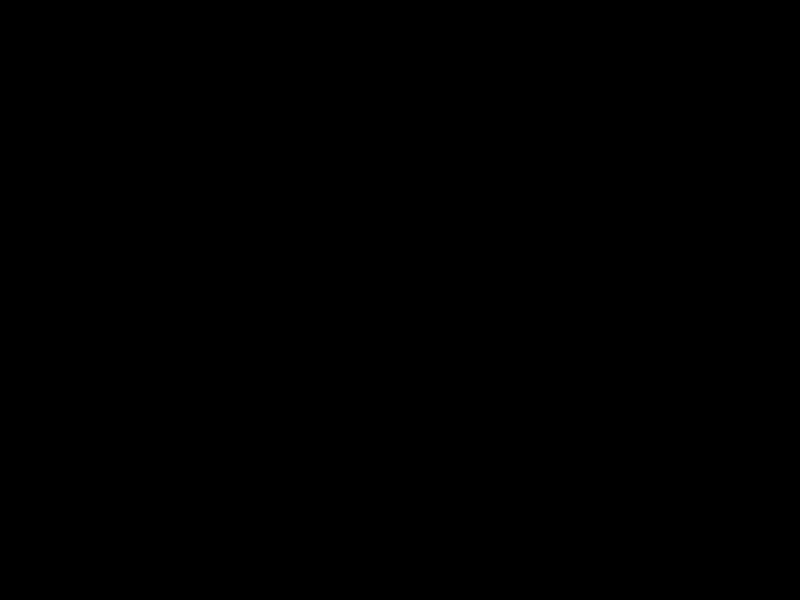
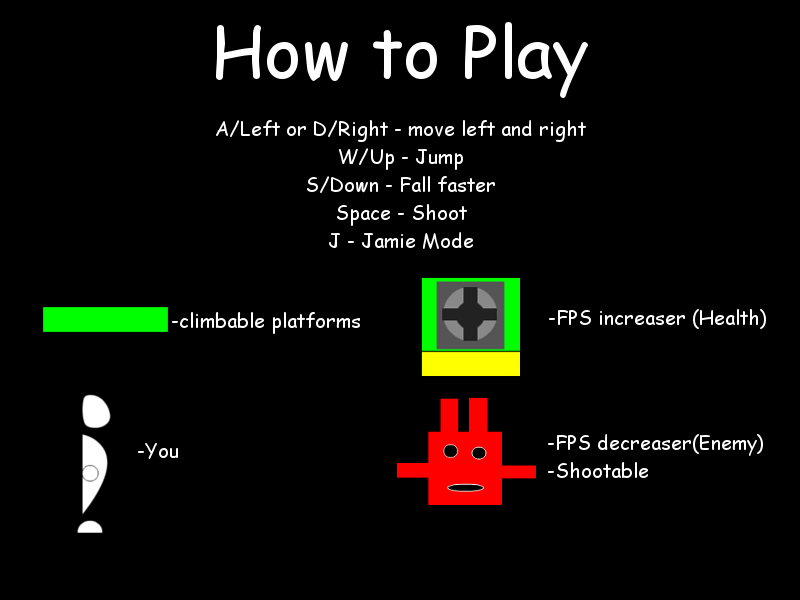
Before/after of a w=800, h=600 layered artwork. What changed in the layer stack:
showed group "Instructions" (15 layers) over [43, 22, 766, 534]
renamed "Character.xcf" to "Stand.png0001.png", moved it above "-You", painted on it over [77, 394, 111, 534]
renamed "Enemy.xcf" to "enemy.png", moved it above "-FPS decreaser(Enemy) ...", painted on it over [396, 397, 536, 505]
renamed "Health.xcf" to "Clipboard", moved it above "-FPS increaser (Health)", painted on it over [420, 277, 520, 377]
hid group "Game" (1 layers) over [43, 22, 766, 534]
